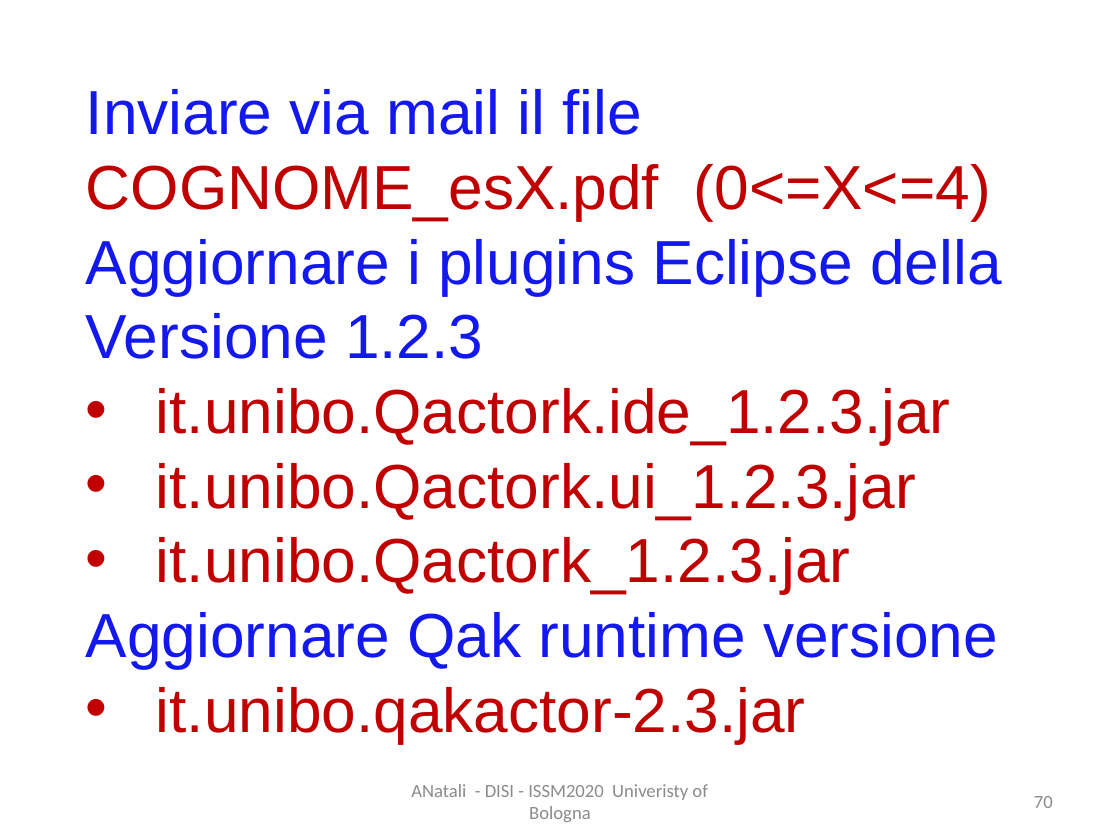
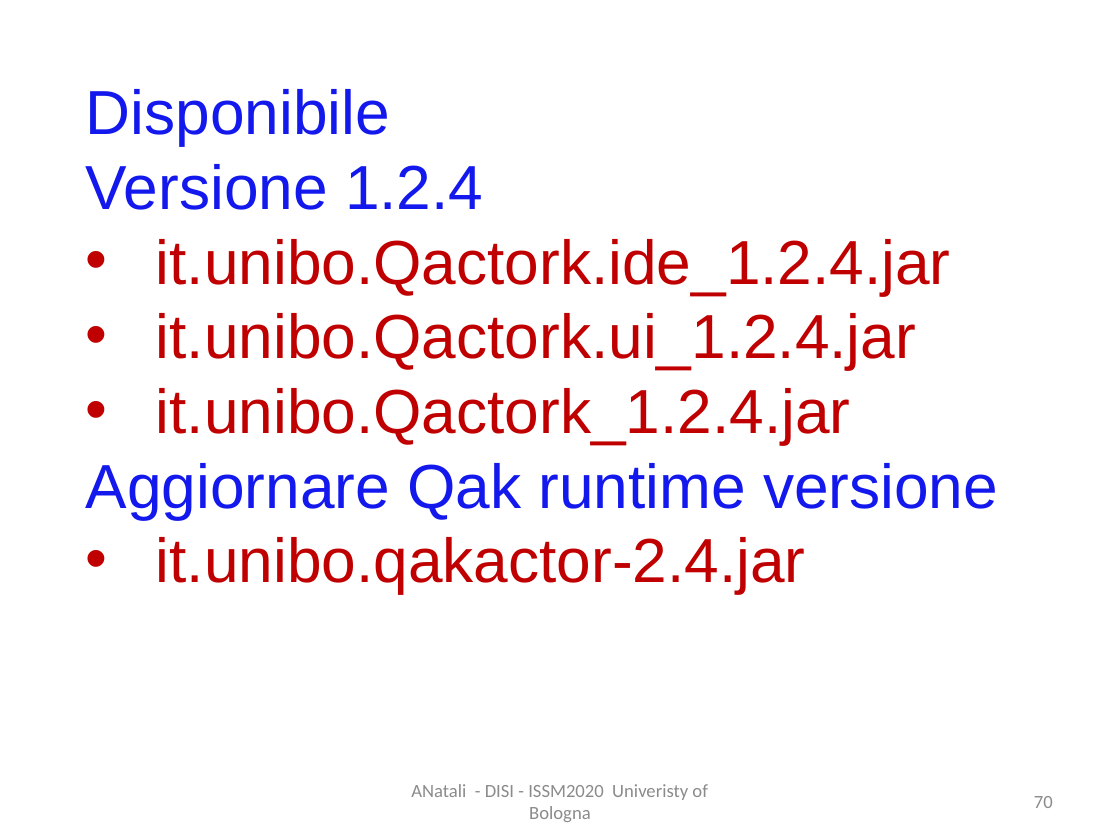
Before and after one commit to anatali/iss2020LabBo, a slide deck: slide 70 of it.unibo.issLabStart/userDocs/ISSM2020.pptx. Drawn at 1120x840 pixels with LibreOffice and Linux fonts; fonts in the diff are those of the drawing. Boxes give left, top, right and bottom in pixels: in the first picture for what was removed or moved away, otherwise in the second. Text is boxed around its words. In the diff, an @@ line names an element or a change of style, - is before the commit and + after.

```diff
--- a/it.unibo.issLabStart/userDocs/ISSM2020.pptx
+++ b/it.unibo.issLabStart/userDocs/ISSM2020.pptx
@@ text at (x1=86, y1=89, x2=951, y2=444): text changed @@
-Inviare via mail il file
-COGNOME_esX.pdf (0<=X<=4)
-Aggiornare i plugins Eclipse della
-Versione 1.2.3
-• it.unibo.Qactork.ide_1.2.3.jar
-• it.unibo.Qactork.ui_1.2.3.jar
-• it.unibo.Qactork_1.2.3.jar
+Disponibile
+Versione 1.2.4
+• it.unibo.Qactork.ide_1.2.4.jar
+• it.unibo.Qactork.ui_1.2.4.jar
+• it.unibo.Qactork_1.2.4.jar
@@ text at (x1=156, y1=537, x2=806, y2=594): text changed @@
-• it.unibo.qakactor-2.3.jar
+• it.unibo.qakactor-2.4.jar
```
Also in this commit, not shown: 1 other slide changed, 4 other files.
